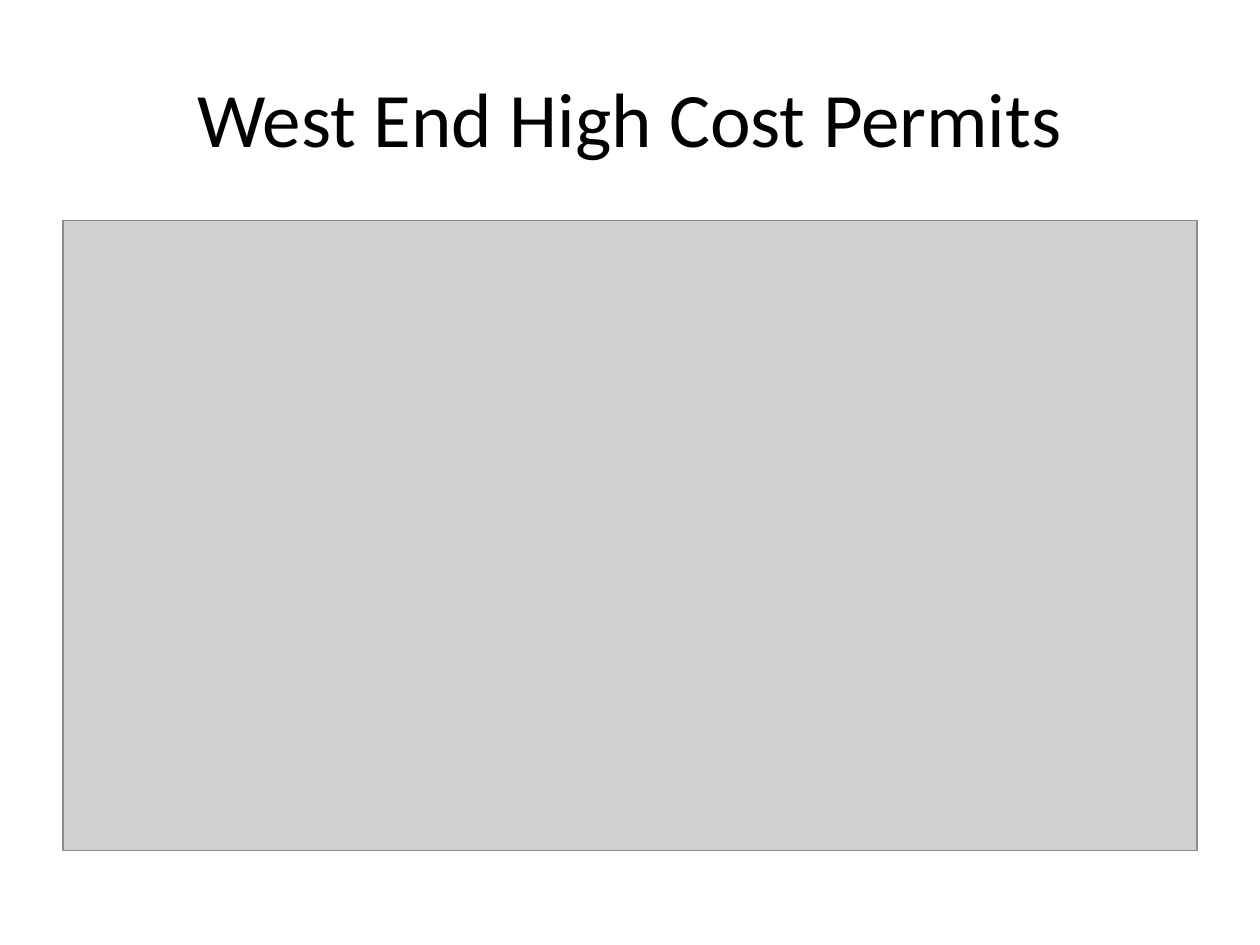
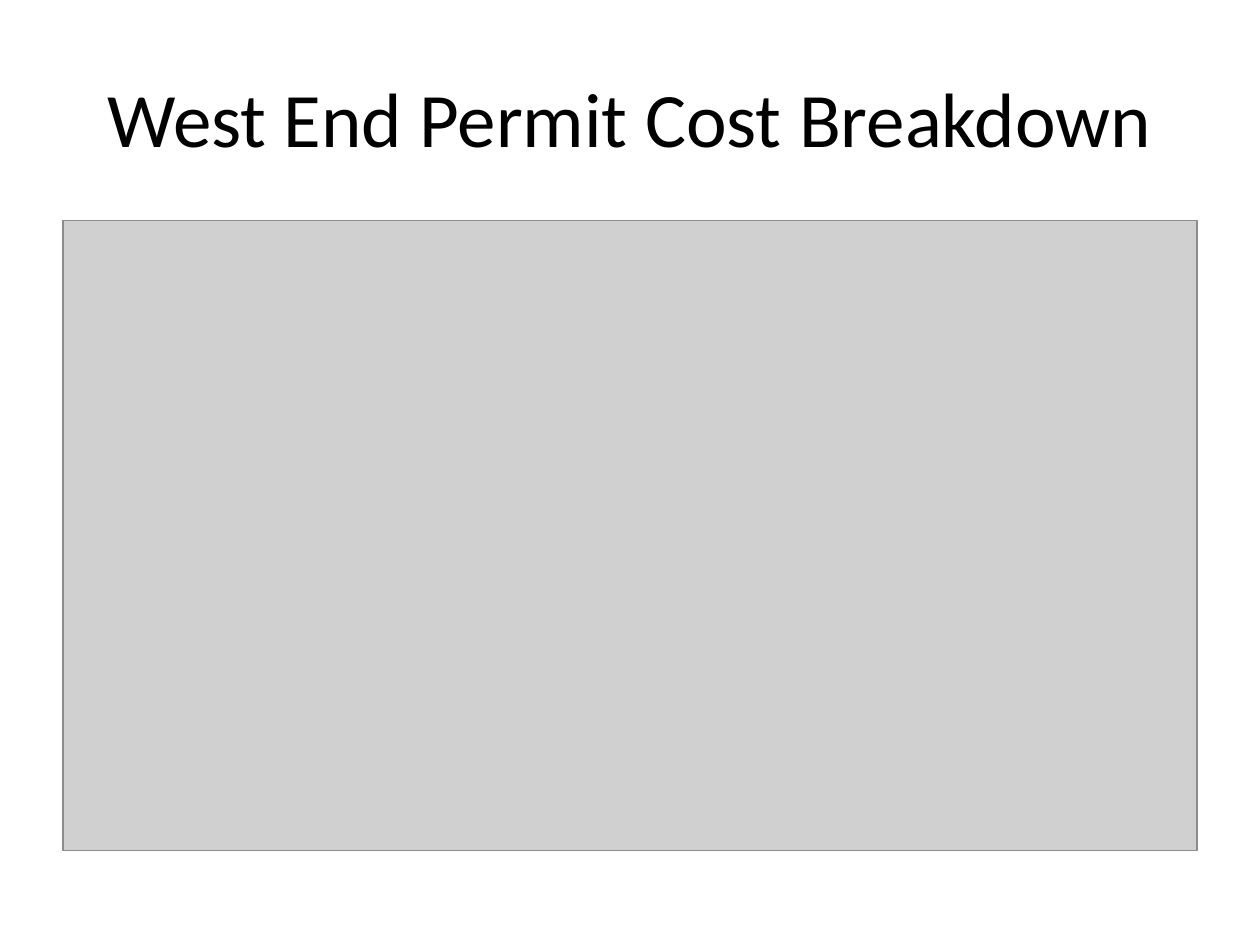
Before and after one commit to wumcrc/stl-building-permits, a slide deck: slide 28 of results/presentations/2020/May/monthly_reportMay2020.pptx. Drawn at 1260x945 pixels with LibreOffice and Linux fonts; fonts in the diff are those of the drawing; grey boxes stand for pictures. Boxes give left, top, right and bottom in pixels: in the first picture for what was removed or moved away, otherwise in the second. Text is boxed around its words. In the diff, an @@ line names an element or a change of style, - is before the commit and + after.

```diff
--- a/results/presentations/2020/May/monthly_reportMay2020.pptx
+++ b/results/presentations/2020/May/monthly_reportMay2020.pptx
@@ title at (107,93,1151,148): text changed @@
-West End High Cost Permits
+West End Permit Cost Breakdown
```
Also in this commit, not shown: 7 other slides changed, 1 other file.
